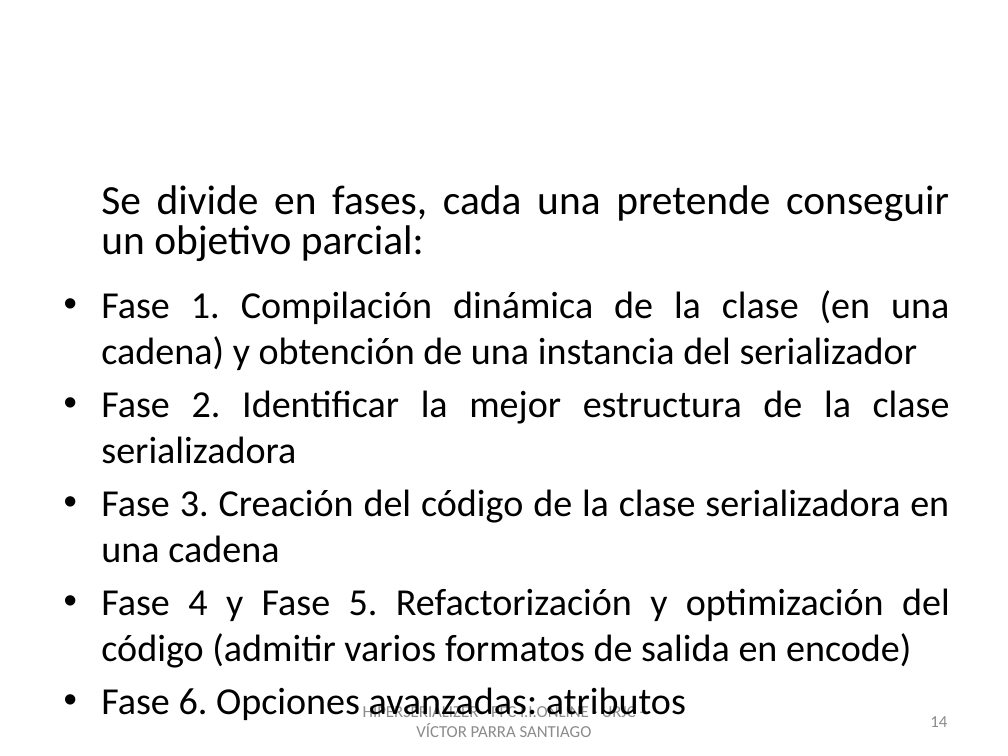
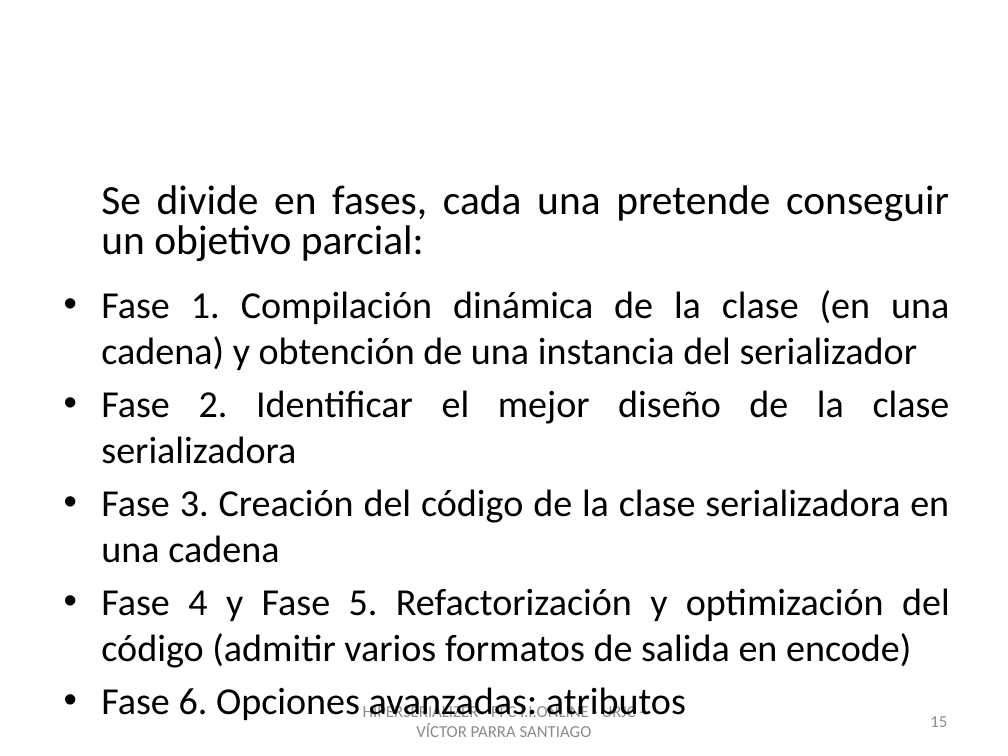
Before and after one commit to vitiparra/ProyectoFinDeCarrera, a slide deck: slide 15 of Memoria/PFC HiperSerializer.pptx (slide 14 before the commit). Drawn at 1008x756 pixels with LibreOffice and Linux fonts; fonts in the diff are those of the drawing; background and template pictures are left out. Boxes give left, top, right and bottom in pixels: in the first picture for what was removed or moved away, otherwise in the second. Text is boxed around its words. In the diff, an @@ line names an element or a change of style, - is before the commit and + after.

```diff
--- a/Memoria/PFC HiperSerializer.pptx
+++ b/Memoria/PFC HiperSerializer.pptx
@@ text at [101, 390, 950, 464]: text changed @@
-• Fase 2. Identificar la mejor estructura de la clase serializadora
+• Fase 2. Identificar el mejor diseño de la clase serializadora
@@ page number at [930, 716, 947, 727]: text changed @@
-14
+15
```
Also in this commit, not shown: 17 other slides changed, 1 slide added.
